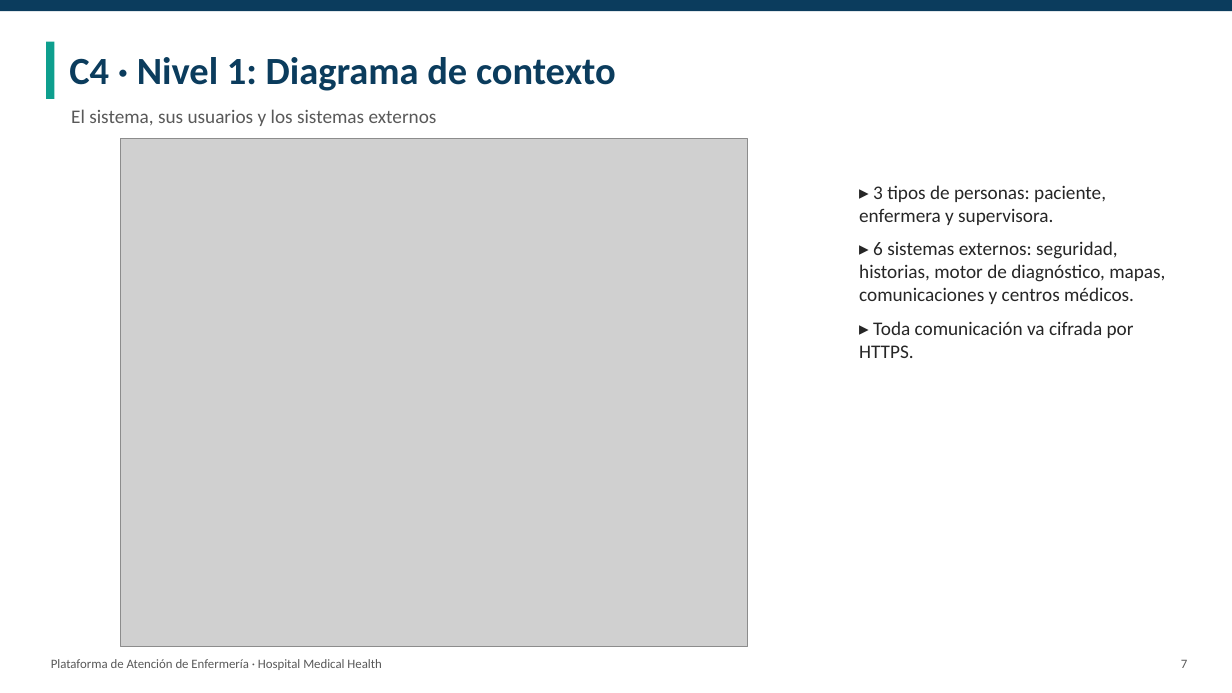
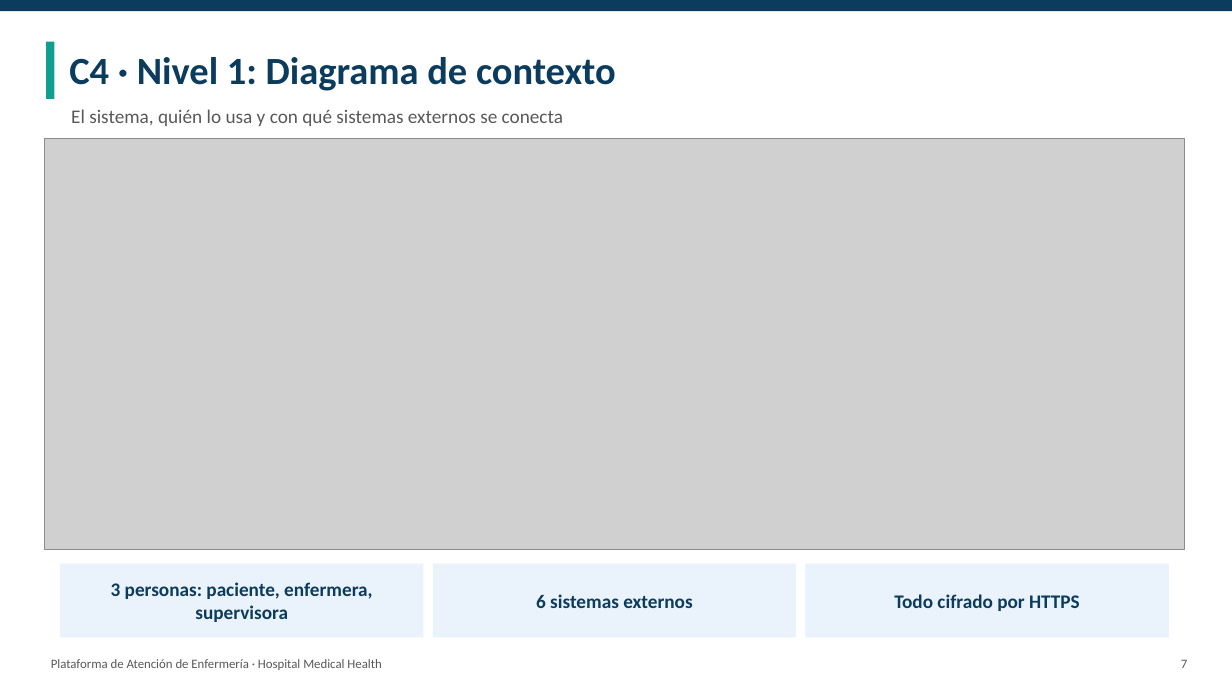
Before and after one commit to Jordy-Lv/medical-health-cloud-architecture, a slide deck: slide 7 of presentacion/Presentacion_Medical_Health.pptx. Drawn at 1232x693 pixels with LibreOffice and Linux fonts; fonts in the diff are those of the drawing; grey boxes stand for pictures. Boxes give left, top, right and bottom in pixels: in the first picture for what was removed or moved away, otherwise in the second. Text is boxed around its words. In the diff, an @@ line names an element or a change of style, - is before the commit and + after.

```diff
--- a/presentacion/Presentacion_Medical_Health.pptx
+++ b/presentacion/Presentacion_Medical_Health.pptx
@@ text at (71, 109, 563, 126): text changed @@
-El sistema, sus usuarios y los sistemas externos
+El sistema, quién lo usa y con qué sistemas externos se conecta
@@ picture: place and size @@
-picture at (120, 139, 748, 647)
+picture at (45, 139, 1185, 550)
@@ text removed at (859, 185, 1165, 358) @@
-▸ 3 tipos de personas: paciente, enfermera y supervisora.
-▸ 6 sistemas externos: seguridad, historias, motor de diagnóstico, mapas, comunicaciones y centros médicos.
-▸ Toda comunicación va cifrada por HTTPS.
@@ rectangle added at (60, 564, 423, 638), fill #EAF2FB @@
@@ rectangle added at (433, 564, 796, 638), fill #EAF2FB @@
@@ rectangle added at (806, 564, 1169, 638), fill #EAF2FB @@
@@ text added at (111, 582, 372, 622), 15 pt, text #0B3C5D, bold @@
+3 personas: paciente, enfermera, supervisora
@@ text added at (536, 594, 693, 608), 15 pt, text #0B3C5D, bold @@
+6 sistemas externos
@@ text added at (894, 594, 1080, 611), 15 pt, text #0B3C5D, bold @@
+Todo cifrado por HTTPS
```
Also in this commit, not shown: 13 other slides changed, 4 slides added, 2 slides removed.
